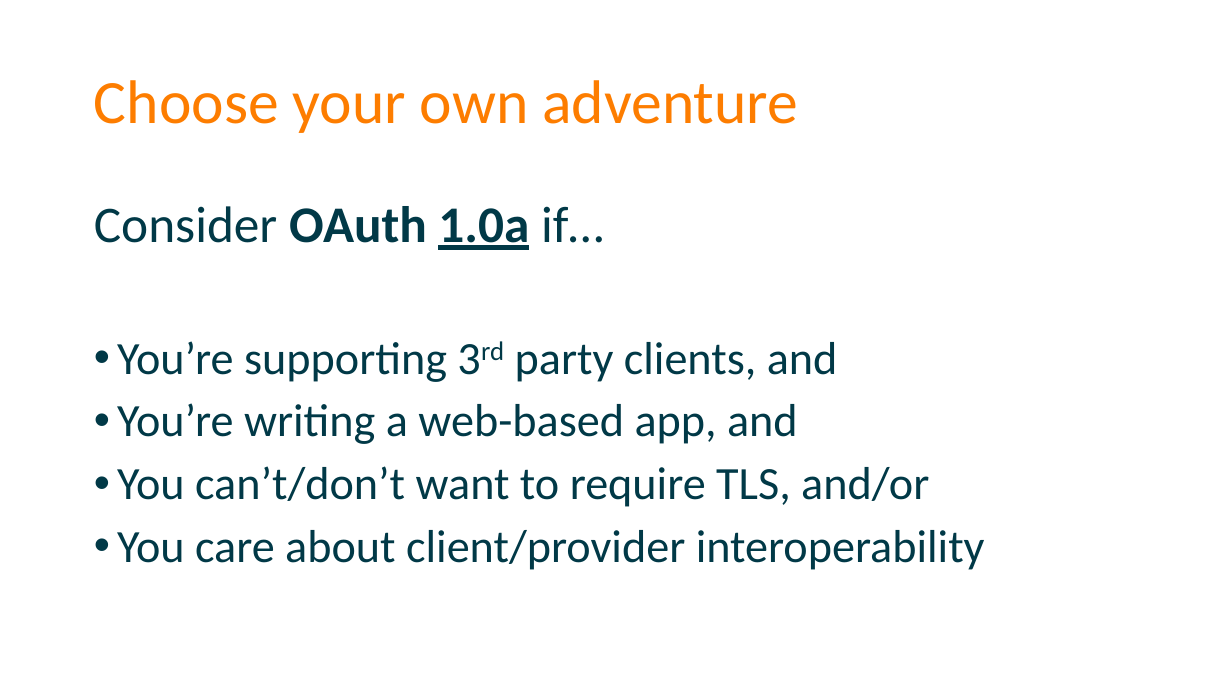
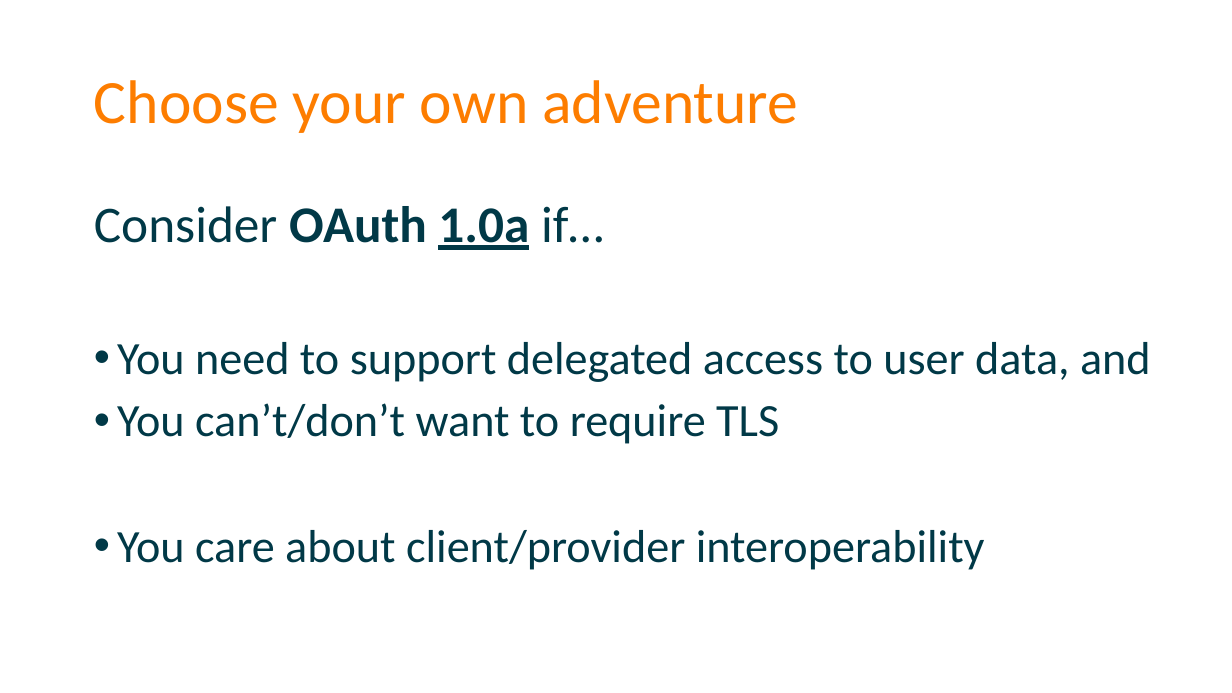
Before and after one commit to spetryjohnson/Securing-Your-API-Endpoints, a slide deck: slide 76 of Securing Your API Endpoints.pptx. Drawn at 1232x693 pixels with LibreOffice and Linux fonts; fonts in the diff are those of the drawing. Boxes give left, top, right and bottom in pixels: in the first picture for what was removed or moved away, otherwise in the second. Text is boxed around its words. In the diff, an @@ line names an element or a change of style, - is before the commit and + after.

```diff
--- a/Securing Your API Endpoints.pptx
+++ b/Securing Your API Endpoints.pptx
@@ text at [117, 342, 1151, 444]: text changed @@
-• You’re supporting 3rd party clients, and
-• You’re writing a web-based app, and
-• You can’t/don’t want to require TLS, and/or
+• You need to support delegated access to user data, and
+• You can’t/don’t want to require TLS
```
Also in this commit, not shown: 8 other slides changed, 1 other file.
